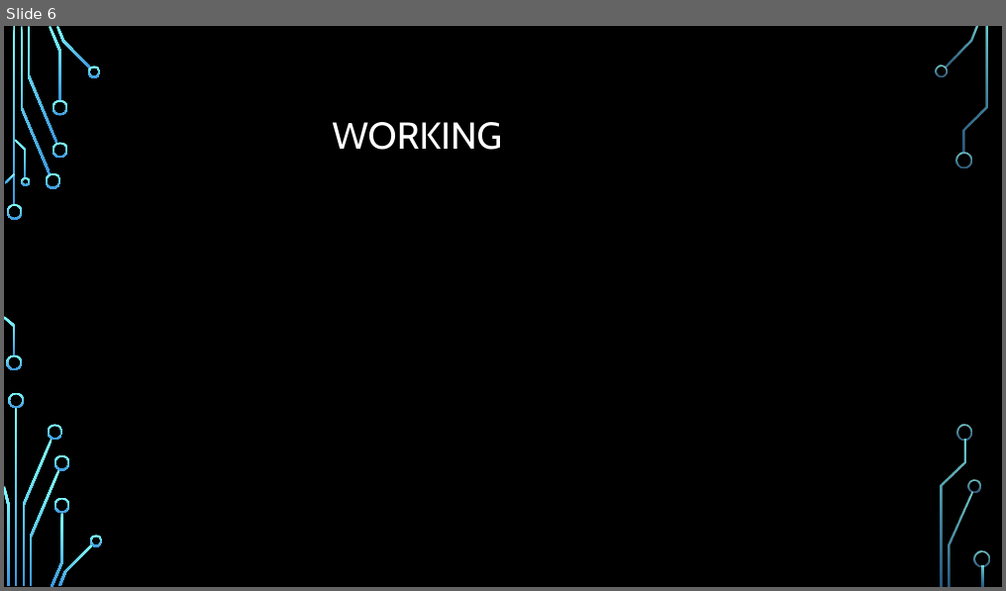
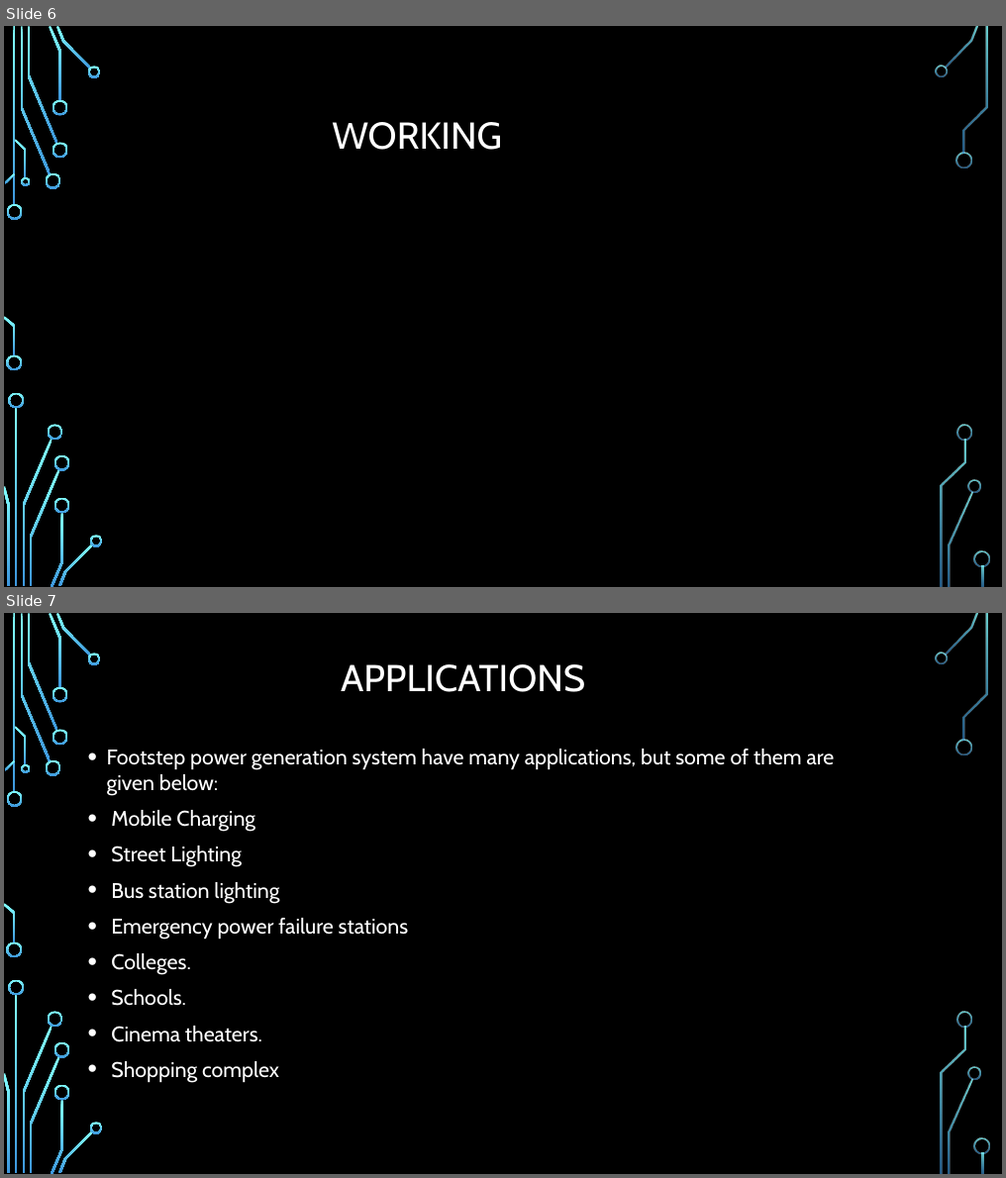
Before and after one commit to Abbashozefa/MINI-PROJECT-SEM1, a slide deck: mini project sem 1.pptx. Shown one above the other, each under a label of ours: slide 6 before the commit, slides 6 and 7 after it. The pictures are 1006x591 and 1006x1178 pixels, drawn with LibreOffice and Linux fonts; fonts in the diff are those of the drawing; background and template pictures are left out. Boxes give left, top, right and bottom in pixels: in the first picture for what was removed or moved away, otherwise in the second. Text is boxed around its words. In the diff, an @@ line names an element or a change of style, - is before the commit and + after.

```diff
--- a/mini project sem 1.pptx
+++ b/mini project sem 1.pptx
@@ slide 7 added at [4,613,1002,1174], background picture (left out); not listed: 36 template elements that a slide beside it also shows @@
@@ title added at [341,664,585,692], 36 pt, text #FFFFFF @@
+APPLICATIONS
@@ text added at [107,749,835,1083], 20.4 pt, text #FFFFFF @@
+• Footstep power generation system have many applications, but some of them are given below:
+• Mobile Charging
+• Street Lighting
+• Bus station lighting
+• Emergency power failure stations
+• Colleges.
+• Schools.
+• Cinema theaters.
+• Shopping complex
```
Also in this commit, not shown: 1 other slide added, 2 slides removed.
